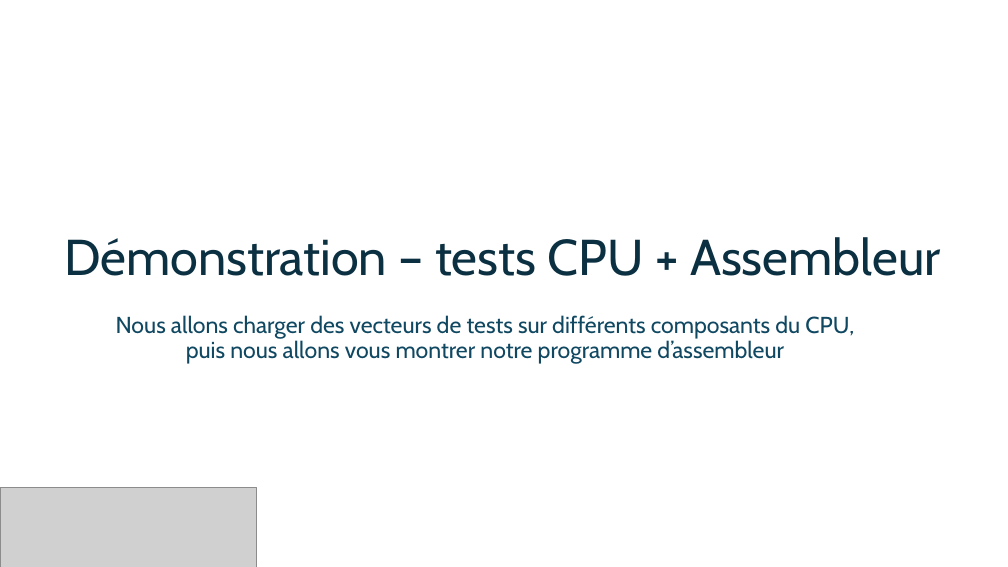
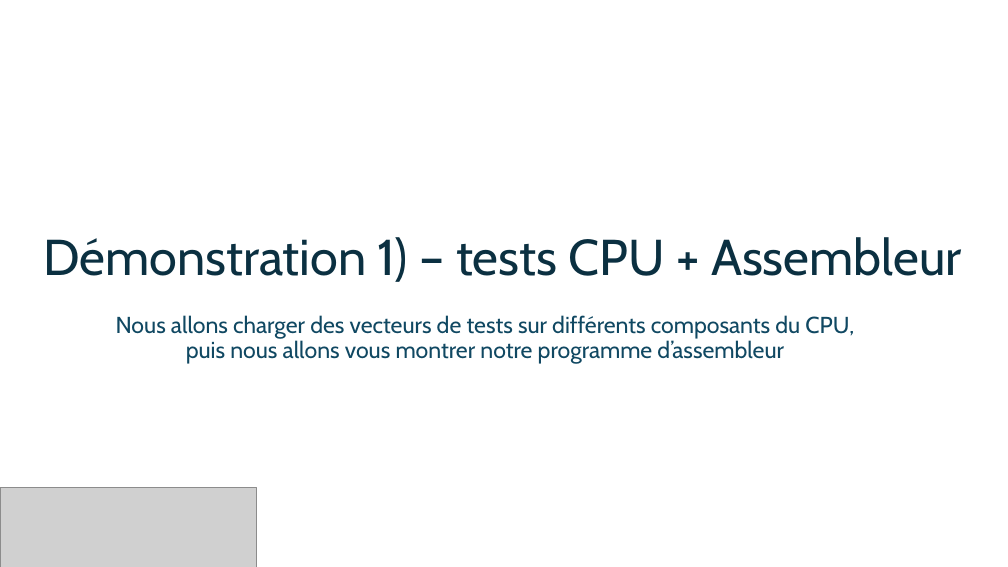
Before and after one commit to Other-Project/SI3-PARM, a slide deck: slide 6 of docs/SI3 – PARM Project - ArchiPoly.pptx (slide 5 before the commit). Drawn at 1008x567 pixels with LibreOffice and Linux fonts; fonts in the diff are those of the drawing; grey boxes stand for pictures. Boxes give left, top, right and bottom in pixels: in the first picture for what was removed or moved away, otherwise in the second. Text is boxed around its words. In the diff, an @@ line names an element or a change of style, - is before the commit and + after.

```diff
--- a/docs/SI3 – PARM Project - ArchiPoly.pptx
+++ b/docs/SI3 – PARM Project - ArchiPoly.pptx
@@ title at (43,237,962,282): text changed @@
-Démonstration – tests CPU + Assembleur
+Démonstration 1) – tests CPU + Assembleur
```
Also in this commit, not shown: 8 other slides changed, 1 slide added, 1 other file.
